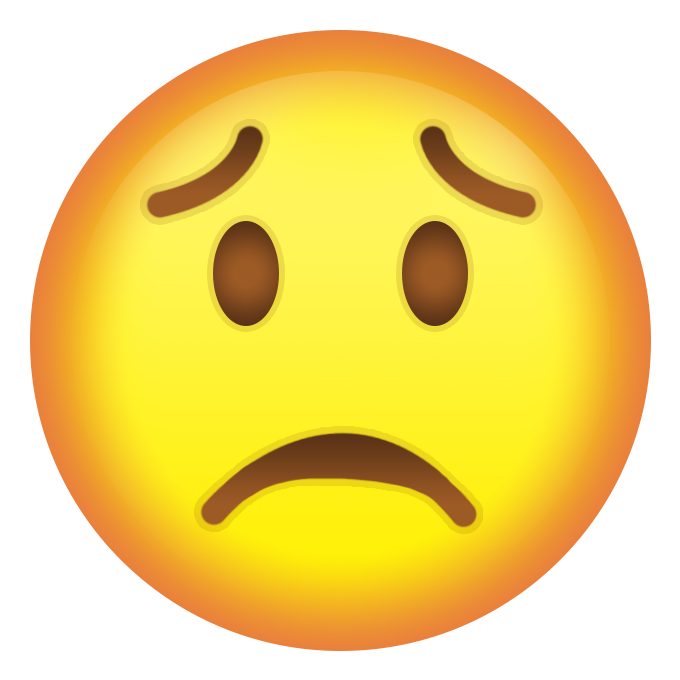
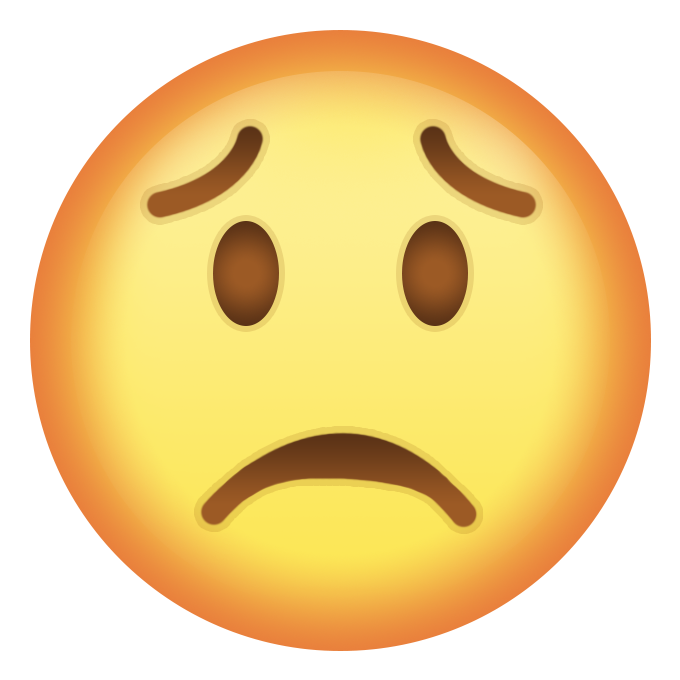
Layers edited between the first and the second 680 × 680 image:
painted on "Ellipse 2 Kopie 2" (1st of 2) over (x1=402, y1=222, x2=468, y2=325)
painted on "Ellipse 2 Kopie 2" (2nd of 2) over (x1=213, y1=222, x2=279, y2=325)
painted on "Ellipse 1 Kopie" over (x1=71, y1=73, x2=610, y2=606)
painted on "Ellipse 1 Kopie 2" over (x1=34, y1=34, x2=647, y2=647)
